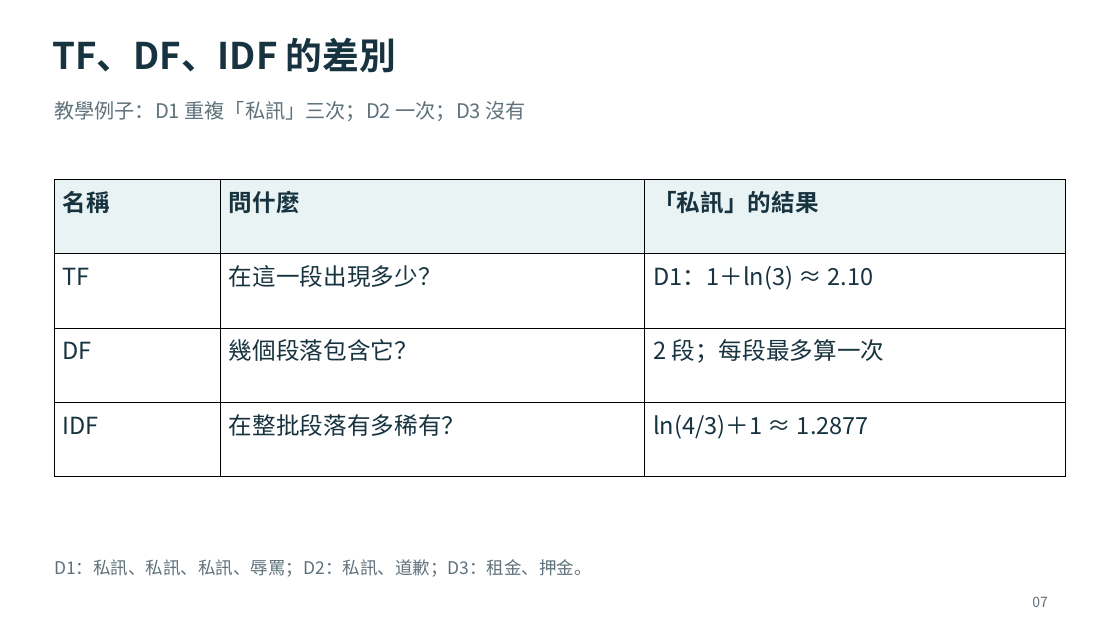
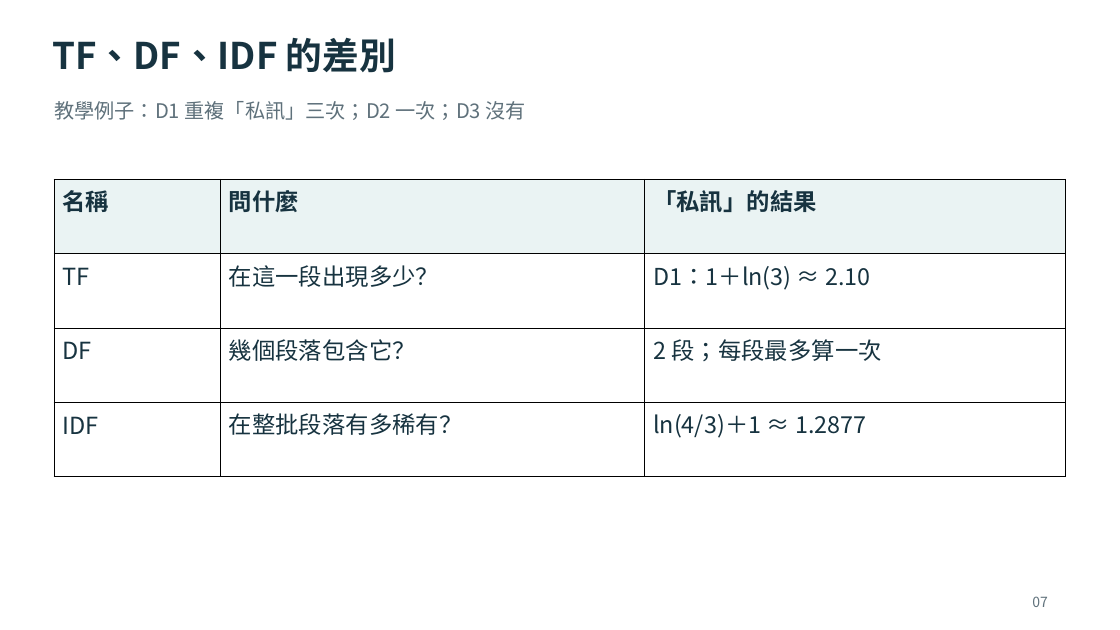
Before and after one commit to OohelloworldoO/Paper-Reading-Notes, a slide deck: slide 28 of 2026/1012-TF-IDF/RAG_檢索工具與TFIDF實作_Meeting.pptx (slide 7 before the commit). Drawn at 1120x630 pixels with LibreOffice and Linux fonts; fonts in the diff are those of the drawing. Boxes give left, top, right and bottom in pixels: in the first picture for what was removed or moved away, otherwise in the second. Text is boxed around its words. In the diff, an @@ line names an element or a change of style, - is before the commit and + after.

```diff
--- a/2026/1012-TF-IDF/RAG_檢索工具與TFIDF實作_Meeting.pptx
+++ b/2026/1012-TF-IDF/RAG_檢索工具與TFIDF實作_Meeting.pptx
@@ table at (55, 180, 1066, 477) @@
@@ size 20.2 to 20 pt @@
@@ text removed at (54, 559, 592, 577) @@
-D1：私訊、私訊、私訊、辱罵；D2：私訊、道歉；D3：租金、押金。
```
Also in this commit, not shown: 10 other slides changed, 20 slides added, 10 slides removed, 1 other file.
